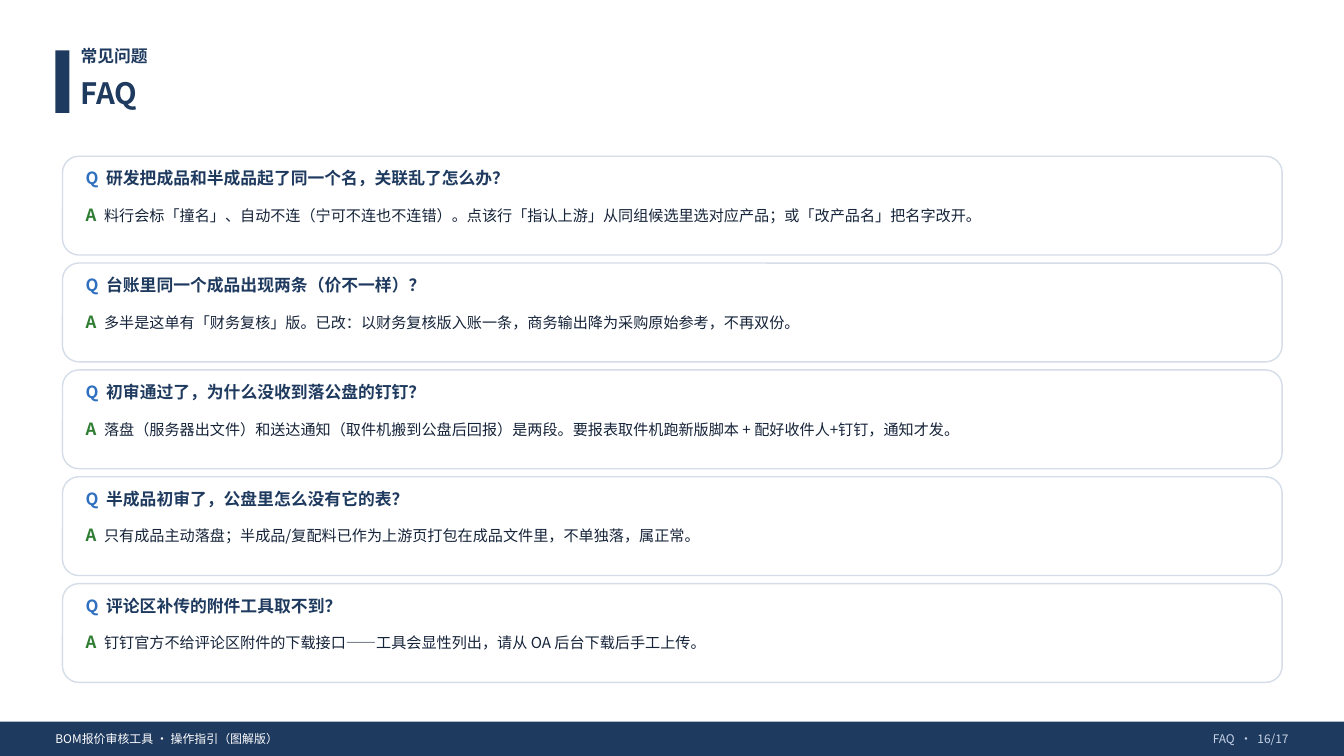
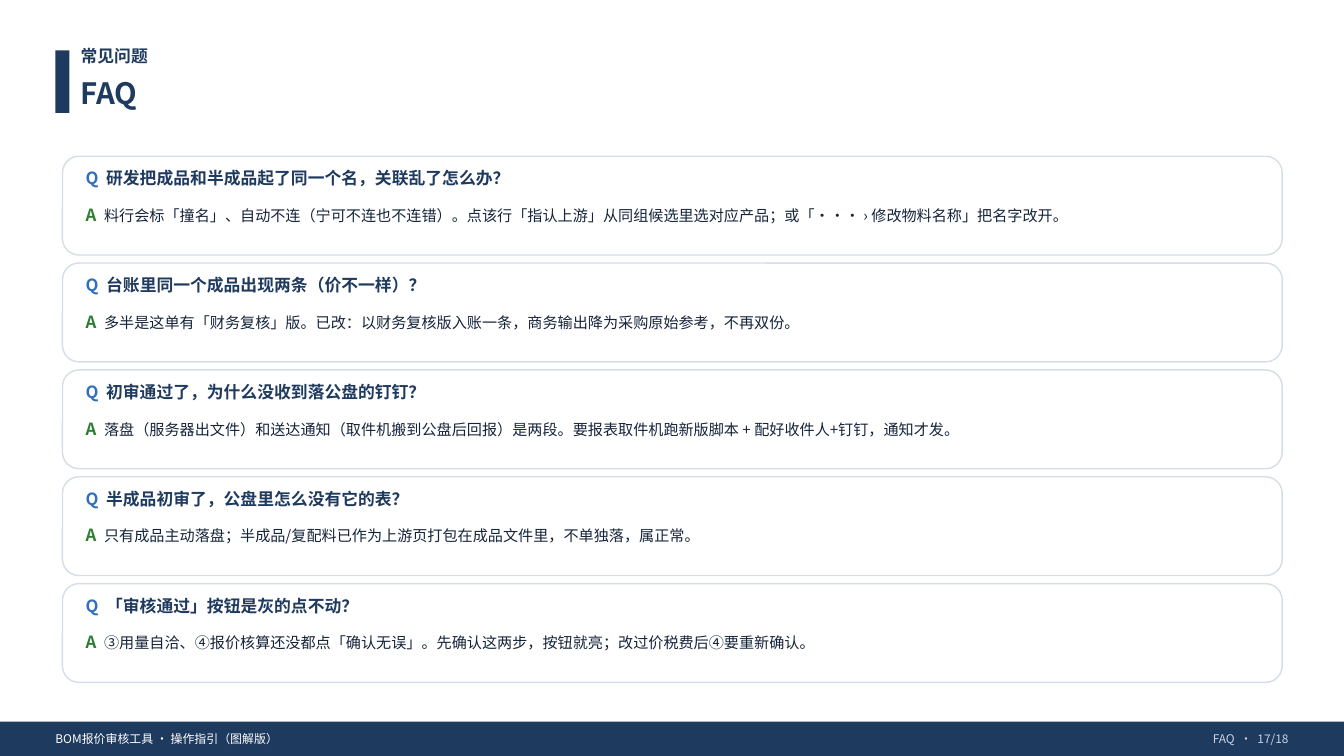
Before and after one commit to ReginaldZeng/accounting-workbench, a slide deck: slide 17 of 01_Current_Deliverables/docs/20260903_BOM报价审核/BOM报价审核工具_操作指引_图解版_20260909.pptx (slide 16 before the commit). Drawn at 1344x756 pixels with LibreOffice and Linux fonts; fonts in the diff are those of the drawing. Boxes give left, top, right and bottom in pixels: in the first picture for what was removed or moved away, otherwise in the second. Text is boxed around its words. In the diff, an @@ line names an element or a change of style, - is before the commit and + after.

```diff
--- a/01_Current_Deliverables/docs/20260903_BOM报价审核/BOM报价审核工具_操作指引_图解版_20260909.pptx
+++ b/01_Current_Deliverables/docs/20260903_BOM报价审核/BOM报价审核工具_操作指引_图解版_20260909.pptx
@@ text at [86,208,1068,223]: text changed @@
-A 料行会标「撞名」、自动不连（宁可不连也不连错）。点该行「指认上游」从同组候选里选对应产品；或「改产品名」把名字改开。
+A 料行会标「撞名」、自动不连（宁可不连也不连错）。点该行「指认上游」从同组候选里选对应产品；或「··· › 修改物料名称」把名字改开。
@@ text at [86,597,358,616]: text changed @@
-Q 评论区补传的附件工具取不到？
+Q 「审核通过」按钮是灰的点不动？
@@ text at [86,635,815,651]: text changed @@
-A 钉钉官方不给评论区附件的下载接口——工具会显性列出，请从 OA 后台下载后手工上传。
+A ③用量自洽、④报价核算还没都点「确认无误」。先确认这两步，按钮就亮；改过价税费后④要重新确认。
@@ text at [1213,733,1288,745]: text changed @@
-FAQ · 16/17
+FAQ · 17/18
```
Also in this commit, not shown: 16 other slides changed, 1 slide added, 2 other files.
